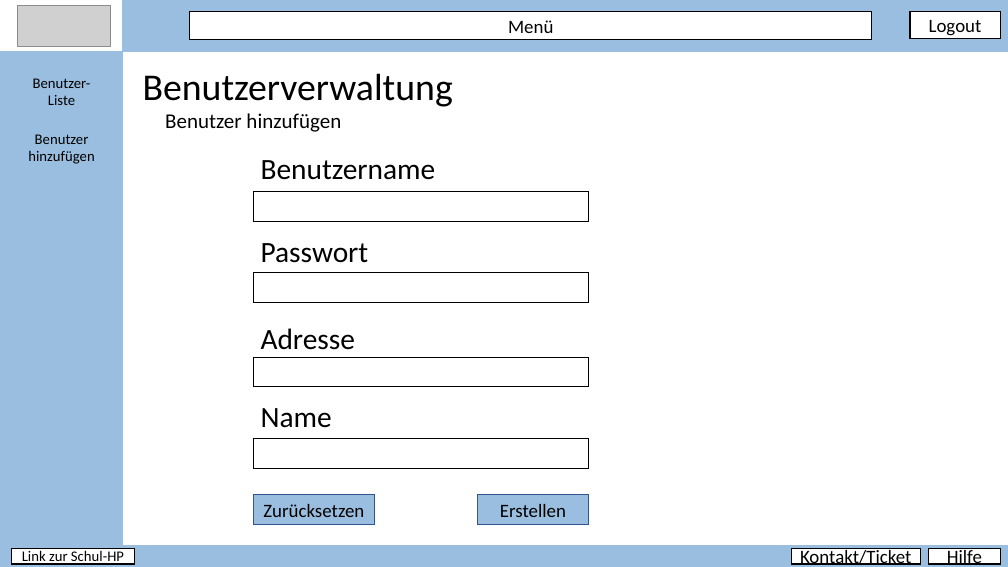
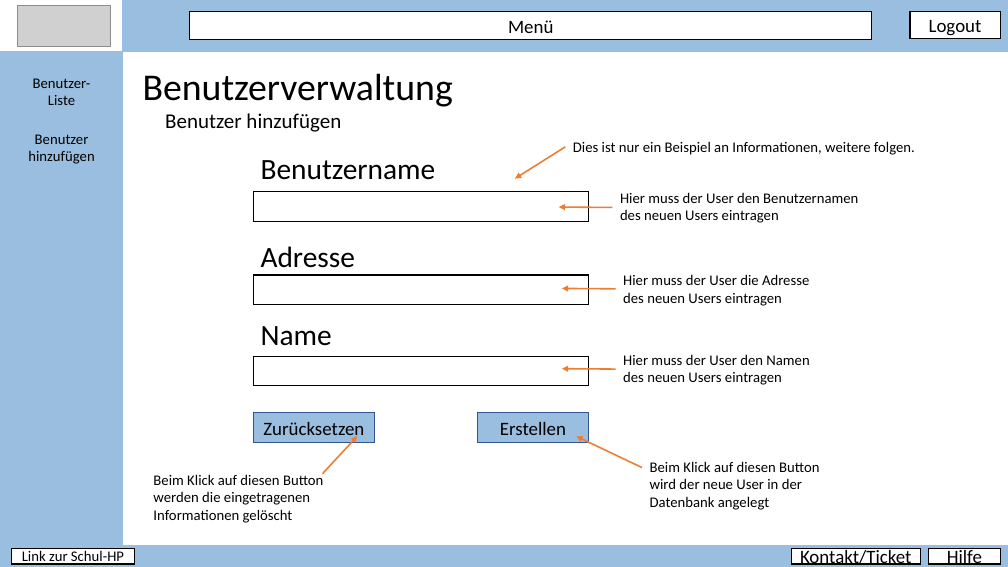
Before and after one commit to PapAnte/g2schoolproject, a slide deck: slide 5 of layout/Layout.pptx. Drawn at 1008x567 pixels with LibreOffice and Linux fonts; fonts in the diff are those of the drawing; grey boxes stand for pictures. Boxes give left, top, right and bottom in pixels: in the first picture for what was removed or moved away, otherwise in the second. Text is boxed around its words. In the diff, an @@ line names an element or a change of style, - is before the commit and + after.

Commit message:
more detail informations for the layout

```diff
--- a/layout/Layout.pptx
+++ b/layout/Layout.pptx
@@ arrow added from (566, 147) to (515, 178), #ED7D31 1.5 pt @@
@@ text added at <box>573,141,915,155</box>, 14 pt, text #000000 @@
+Dies ist nur ein Beispiel an Informationen, weitere folgen.
@@ arrow added from (613, 207) to (559, 207), #ED7D31 1.5 pt @@
@@ text added at <box>620,192,858,223</box>, 14 pt, text #000000 @@
+Hier muss der User den Benutzernamen
+des neuen Users eintragen
@@ text "Adresse": place and size @@
-text "Adresse" at <box>261,328,355,350</box>
+text "Adresse" at <box>261,246,355,268</box>
@@ text removed at <box>261,243,369,263</box> @@
-Passwort
@@ 4 rectangles, 1 text: place and size @@
-4 rectangles, 1 text at <box>253,358,588,526</box>
+4 rectangles, 1 text at <box>253,275,588,443</box>
@@ rectangle removed at <box>253,273,588,302</box> @@
@@ arrow added from (616, 289) to (562, 289), #ED7D31 1.5 pt @@
@@ text added at <box>623,274,809,306</box>, 14 pt, text #000000 @@
+Hier muss der User die Adresse
+des neuen Users eintragen
@@ text added at <box>623,354,809,385</box>, 14 pt, text #000000 @@
+Hier muss der User den Namen
+des neuen Users eintragen
@@ arrow added from (616, 369) to (562, 369), #ED7D31 1.5 pt @@
@@ arrow added from (323, 474) to (358, 436), #ED7D31 1.5 pt @@
@@ arrow added from (642, 468) to (576, 436), #ED7D31 1.5 pt @@
@@ text added at <box>153,472,323,523</box>, 14 pt, text #000000 @@
+Beim Klick auf diesen Button werden die eingetragenen Informationen gelöscht
@@ text added at <box>650,461,819,510</box>, 14 pt, text #000000 @@
+Beim Klick auf diesen Button wird der neue User in der Datenbank angelegt
```
Also in this commit, not shown: 3 other slides changed.
